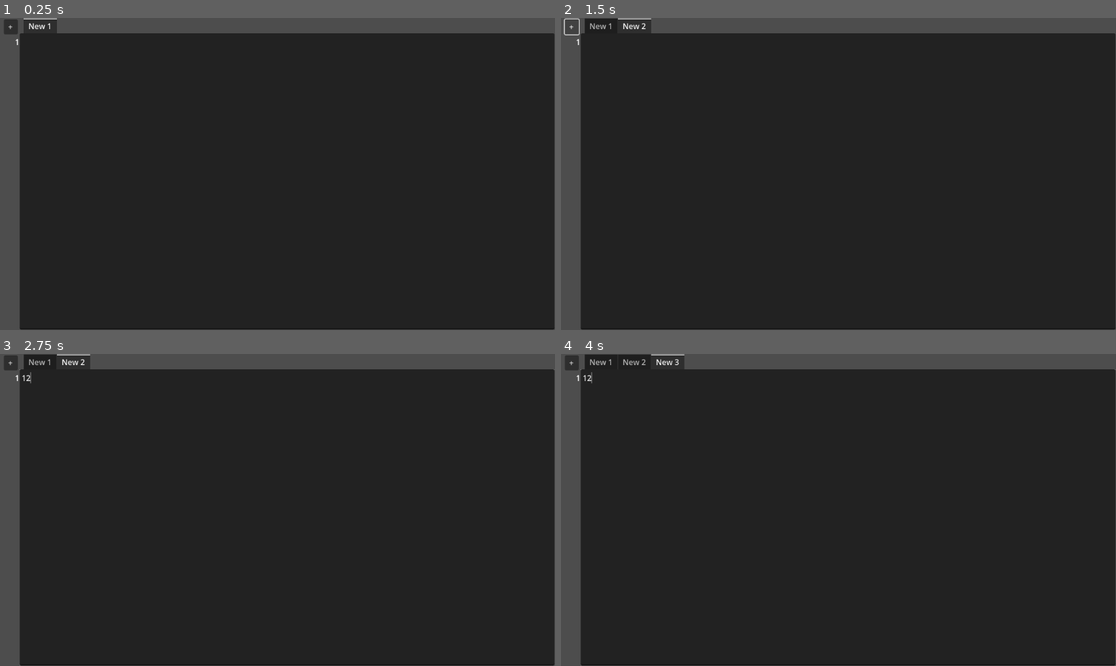
Above: before the commit, frames 1-4 (two rows, left to right).
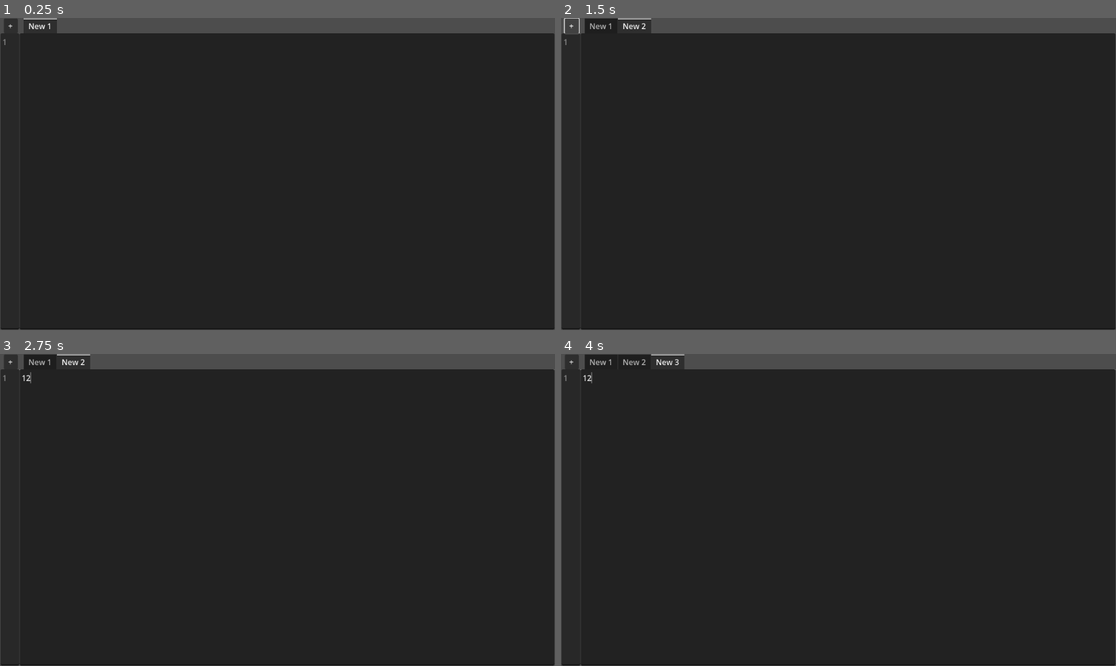
Above: after the commit, the same moments.

Repository: JacobMundy/Worst-Editor
Game: Godot game, scene res://Main.tscn
Same seed, same stepped clock (60 frames per second), same inputs: the game is played once before the commit and once after it.
Inputs (mouse positions are in pixels of both pictures, inside the frame that each line leads up to):
- Up to frame 1 (0.25 s): no input
- Up to frame 2 (1.5 s): click (849, 180) at 0.52 s; type "12" at 0.6 s; click "+" at 1.25 s
- Up to frame 3 (2.75 s): click (288, 516) at 2.02 s; type "12" at 2.1 s
- Up to frame 4 (4 s): click "+" at 2.75 s; click (849, 516) at 3.52 s; type "12" at 3.6 s

The runs differ from the first frame. In frame 1, 3.2% of the frame differs, in the area x 0-4%, y 0-100%; in frame 2, 3.2%; in frame 3, 3.2%; in frame 4, 3.2%.

Commit message:
* Line numbers will now scrolled along with text editor lines
- uses TextEdit instead of Label

Diff:
--- a/LineCounter.gd
+++ b/LineCounter.gd
@@ -1,12 +1,30 @@
-extends Label
+extends TextEdit
 
 @onready var default_tab = get_node("../TabContainer/New 1")
 var text_edit
 var connected_editors = []
 
+@onready var label_scroll_container = get_parent()
+var last_self_scroll = -1
+var last_text_edit_scroll = -1
+
 # Called when the node enters the scene tree for the first time.
 func _ready():
 	set_new_text_edit(default_tab)
+	self.add_theme_constant_override("line_spacing", 4)
+	self.get_v_scroll_bar().modulate = 0
+
+func _process(delta):
+	if text_edit != null:
+		# Sync the scroll position of LineCounter with text_edit
+		if text_edit.scroll_vertical != last_text_edit_scroll:
+			self.scroll_vertical = text_edit.scroll_vertical
+			last_text_edit_scroll = text_edit.scroll_vertical
+
+		# Sync the scroll position of text_edit with LineCounter
+		if self.scroll_vertical != last_self_scroll:
+			text_edit.scroll_vertical = self.scroll_vertical
+			last_self_scroll = self.scroll_vertical
 
 func set_new_text_edit(provided_text_edit):
 	text_edit = provided_text_edit
@@ -21,3 +39,4 @@
 	for i in range(0, line_count):
 		string_list += str(i + 1) + "\n"
 	self.set_text(string_list)
+	self.scroll_vertical = text_edit.scroll_vertical
--- a/Main.tscn
+++ b/Main.tscn
@@ -1,21 +1,18 @@
-[gd_scene load_steps=6 format=3 uid="uid://rxlgjbf6325h"]
+[gd_scene load_steps=5 format=3 uid="uid://rxlgjbf6325h"]
 
 [ext_resource type="Script" path="res://Main.gd" id="1_5tgg4"]
 [ext_resource type="Script" path="res://TabContainer.gd" id="2_n6c4u"]
 [ext_resource type="Script" path="res://PopupControl.gd" id="3_700oh"]
 [ext_resource type="Script" path="res://LineCounter.gd" id="4_cdwkw"]
 
-[sub_resource type="LabelSettings" id="LabelSettings_8noul"]
-line_spacing = 4.0
-
 [node name="Main" type="Node2D"]
 script = ExtResource("1_5tgg4")
 
 [node name="AddTabButton" type="Button" parent="."]
 offset_left = 8.0
-offset_top = 3.0
+offset_top = 1.0
 offset_right = 37.0
-offset_bottom = 34.0
+offset_bottom = 32.0
 text = "+"
 
 [node name="TabContainer" type="TabContainer" parent="."]
@@ -92,12 +89,17 @@
 grow_vertical = 0
 text = "Cancel"
 
-[node name="LineCounter" type="Label" parent="."]
+[node name="LineCounter" type="TextEdit" parent="."]
 offset_left = 1.0
-offset_top = 38.0
-offset_right = 41.0
-offset_bottom = 269.0
+offset_top = 32.0
+offset_right = 40.0
+offset_bottom = 647.0
 text = "1"
-label_settings = SubResource("LabelSettings_8noul")
-horizontal_alignment = 2
+editable = false
+context_menu_enabled = false
+shortcut_keys_enabled = false
+selecting_enabled = false
+drag_and_drop_selection_enabled = false
+virtual_keyboard_enabled = false
+middle_mouse_paste_enabled = false
 script = ExtResource("4_cdwkw")
